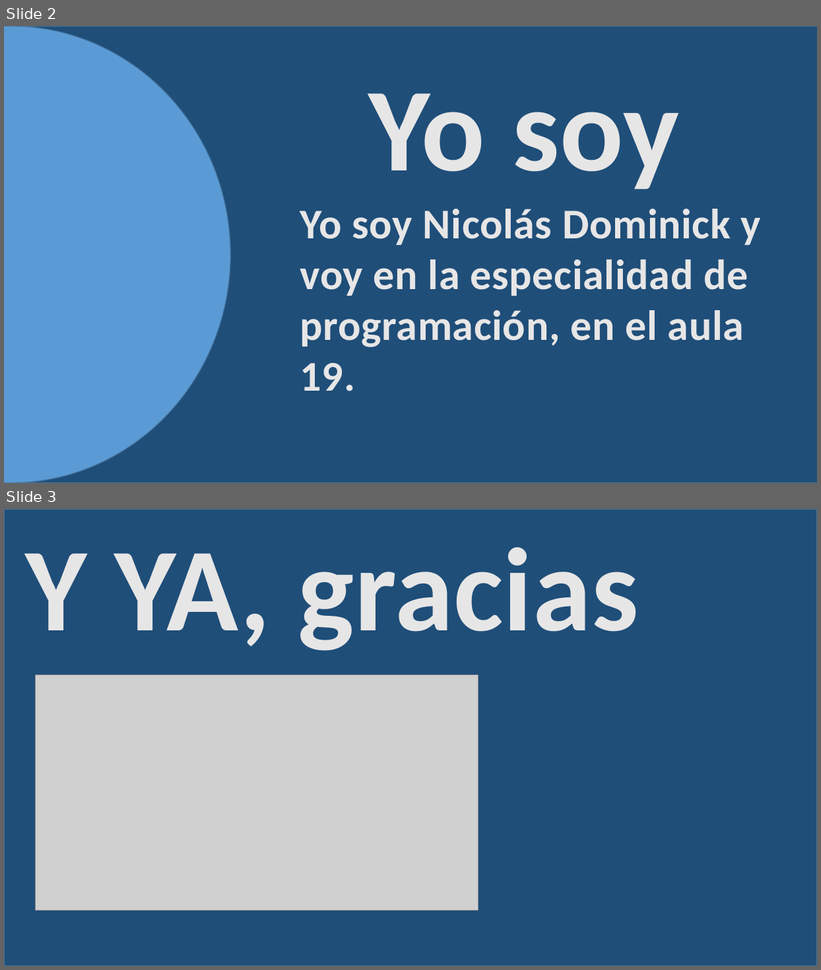
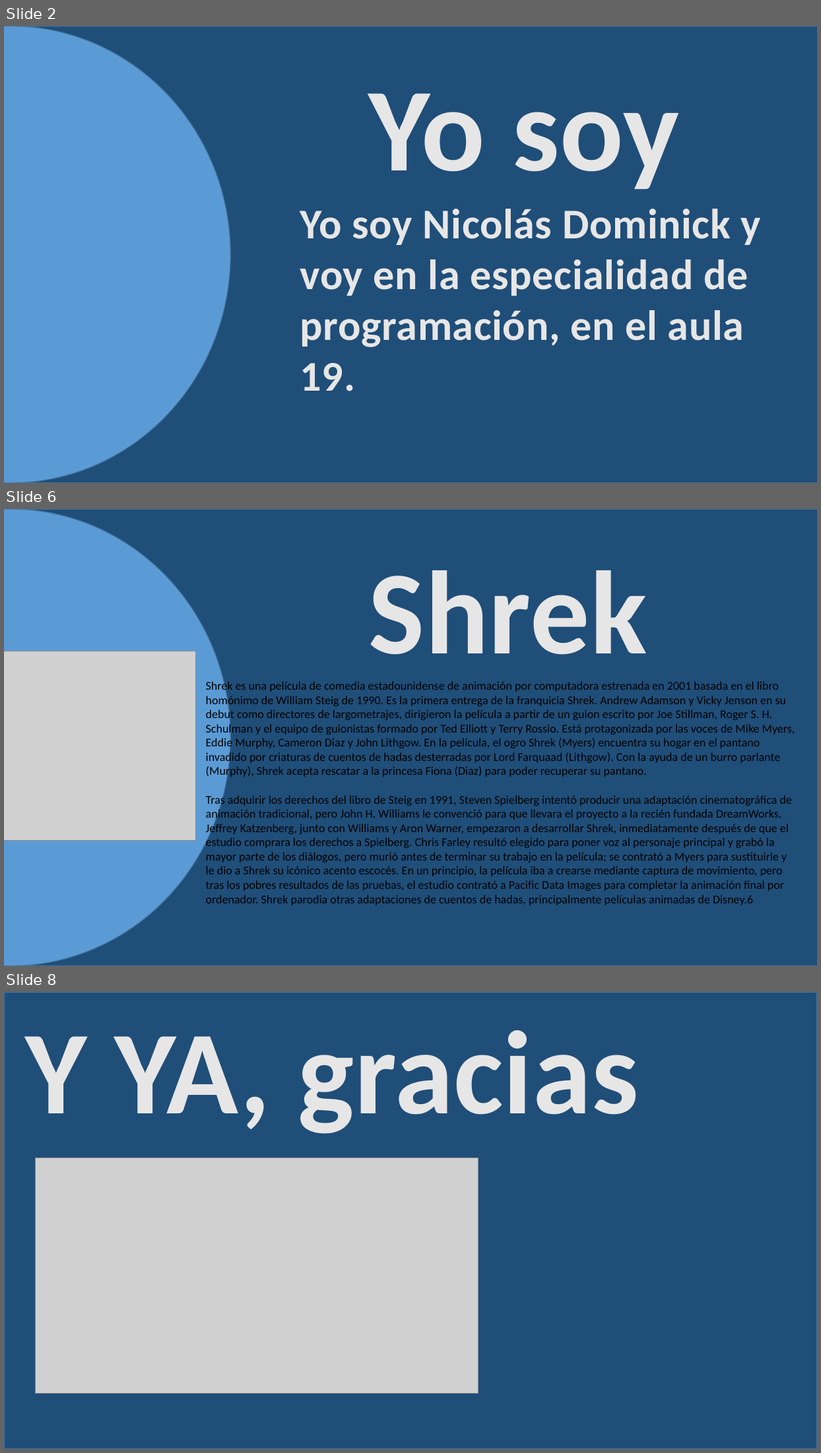
Before and after one commit to NicolasDVC2/culturadigitalII, a slide deck: Parcial 1/Practica2.pptx. Shown one above the other, each under a label of ours: slides 2 and 3 before the commit, slides 2, 6 and 8 after it; the slides between them are not shown. The pictures are 821x970 and 821x1453 pixels, drawn with LibreOffice and Linux fonts; fonts in the diff are those of the drawing; grey boxes stand for pictures. Boxes give left, top, right and bottom in pixels: in the first picture for what was removed or moved away, otherwise in the second. Text is boxed around its words. In the diff, an @@ line names an element or a change of style, - is before the commit and + after.

```diff
--- a/Parcial 1/Practica2.pptx
+++ b/Parcial 1/Practica2.pptx
@@ slide 6 added at box(4, 509, 817, 966), background #FFFFFF @@
@@ ellipse added at box(4, 509, 231, 966), fill #5B9BD5, outline #43739E 1 pt @@
@@ rectangle added at box(9, 509, 817, 966), fill #1F4E79, outline #43739E 1 pt @@
@@ text added at box(369, 570, 648, 655), 140 pt, text #E7E6E6, bold @@
+Shrek
@@ picture added at box(4, 652, 195, 841) @@
@@ text added at box(206, 680, 795, 906), 14 pt, text #000000 @@
+Shrek es una película de comedia estadounidense de animación por computadora estrenada en 2001 basada en el libro homónimo de William Steig de 1990. Es la primera entrega de la franquicia Shrek. Andrew Adamson y Vicky Jenson en su debut como directores de largometrajes, dirigieron la película a partir de un guion escrito por Joe Stillman, Roger S. H. Schulman y el equipo de guionistas formado por Ted Elliott y Terry Rossio. Está protagonizada por las voces de Mike Myers, Eddie Murphy, Cameron Diaz y John Lithgow. En la película, el ogro Shrek (Myers) encuentra su hogar en el pantano invadido por criaturas de cuentos de hadas desterradas por Lord Farquaad (Lithgow). Con la ayuda de un burro parlante (Murphy), Shrek acepta rescatar a la princesa Fiona (Diaz) para poder recuperar su pantano.
+Tras adquirir los derechos del libro de Steig en 1991, Steven Spielberg intentó producir una adaptación cinematográfica de animación tradicional, pero John H. Williams le convenció para que llevara el proyecto a la recién fundada DreamWorks. Jeffrey Katzenberg, junto con Williams y Aron Warner, empezaron a desarrollar Shrek, inmediatamente después de que el estudio comprara los derechos a Spielberg. Chris Farley resultó elegido para poner voz al personaje principal y grabó la mayor parte de los diálogos, pero murió antes de terminar su trabajo en la película; se contrató a Myers para sustituirle y le dio a Shrek su icónico acento escocés. En un principio, la película iba a crearse mediante captura de movimiento, pero tras los pobres resultados de las pruebas, el estudio contrató a Pacific Data Images para completar la animación final por ordenador. Shrek parodia otras adaptaciones de cuentos de hadas, principalmente películas animadas de Disney.6
@@ what was slide 3 is now slide 8 @@
```
Also in this commit, not shown: 4 other slides added.
